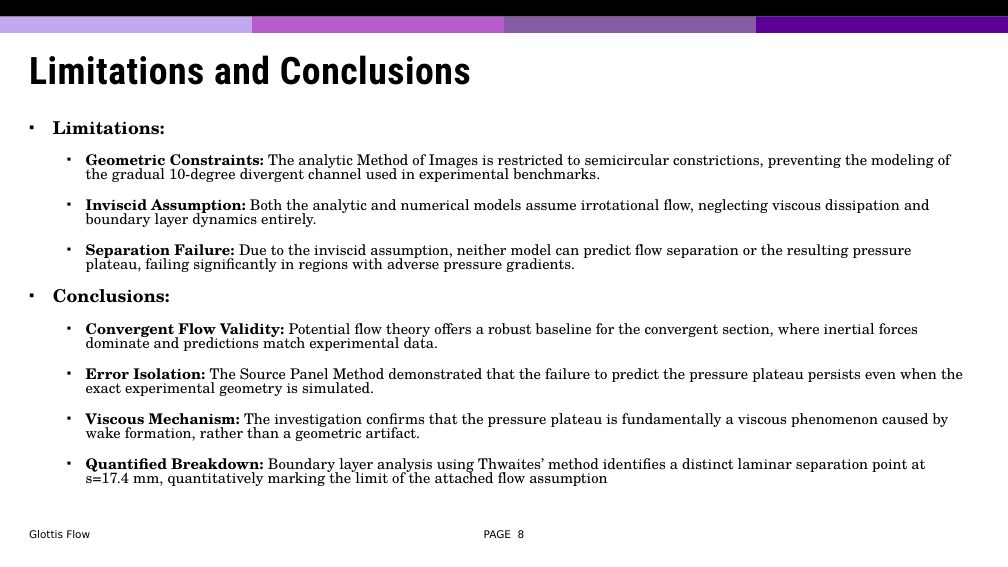
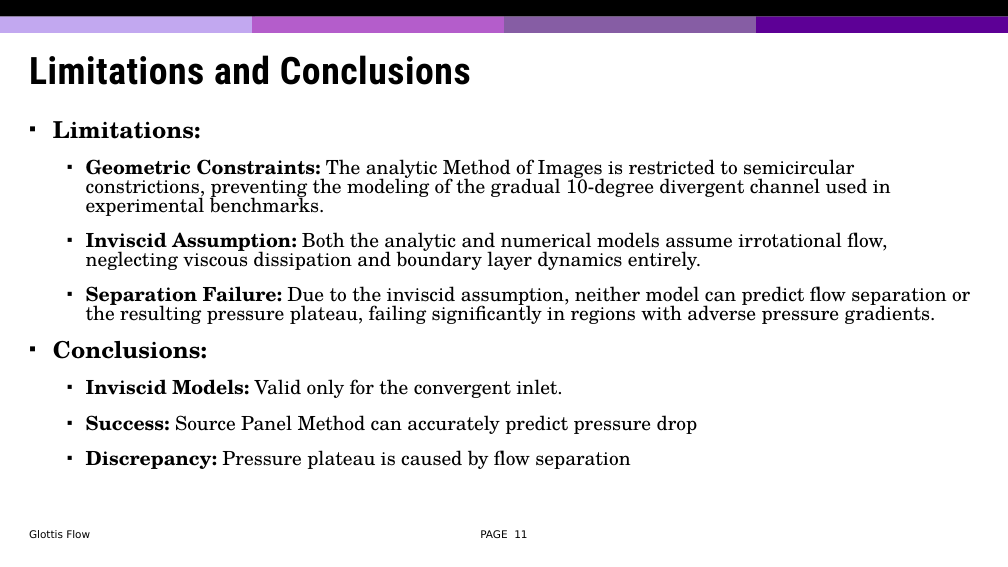
Before and after one commit to jiangdizhu/ME662-Project, a slide deck: slide 11 of ME662_Project_Presentation_JD.pptx (slide 8 before the commit). Drawn at 1008x567 pixels with LibreOffice and Linux fonts; fonts in the diff are those of the drawing; background and template pictures are left out. Boxes give left, top, right and bottom in pixels: in the first picture for what was removed or moved away, otherwise in the second. Text is boxed around its words. In the diff, an @@ line names an element or a change of style, - is before the commit and + after.

```diff
--- a/ME662_Project_Presentation_JD.pptx
+++ b/ME662_Project_Presentation_JD.pptx
@@ text at (x1=53, y1=121, x2=970, y2=359): size 16.8 to 22.2 pt in "Limitations:", "Conclusions:"; size 14 to 18.5 pt in "Geometric Constraints: The analytic Method of Images ...", "Inviscid Assumption: Both the analytic and numerical ...", "Separation Failure: Due to the inviscid assumption, ..." @@
@@ text at (x1=86, y1=379, x2=698, y2=469): text changed; size 14 to 18.5 pt @@
-  ▪ Convergent Flow Validity: Potential flow theory offers a robust baseline for the convergent section, where inertial forces dominate and predictions match experimental data.
-  ▪ Error Isolation: The Source Panel Method demonstrated that the failure to predict the pressure plateau persists even when the exact experimental geometry is simulated.
-  ▪ Viscous Mechanism: The investigation confirms that the pressure plateau is fundamentally a viscous phenomenon caused by wake formation, rather than a geometric artifact.
-  ▪ Quantified Breakdown: Boundary layer analysis using Thwaites’ method identifies a distinct laminar separation point at s=17.4 mm, quantitatively marking the limit of the attached flow assumption
+  ▪ Inviscid Models: Valid only for the convergent inlet.
+  ▪ Success: Source Panel Method can accurately predict pressure drop
+  ▪ Discrepancy: Pressure plateau is caused by flow separation
@@ page number at (x1=480, y1=530, x2=527, y2=538): text changed @@
-PAGE 8
+PAGE 11
```
Also in this commit, not shown: 5 other slides changed, 3 slides added, 6 other files.
